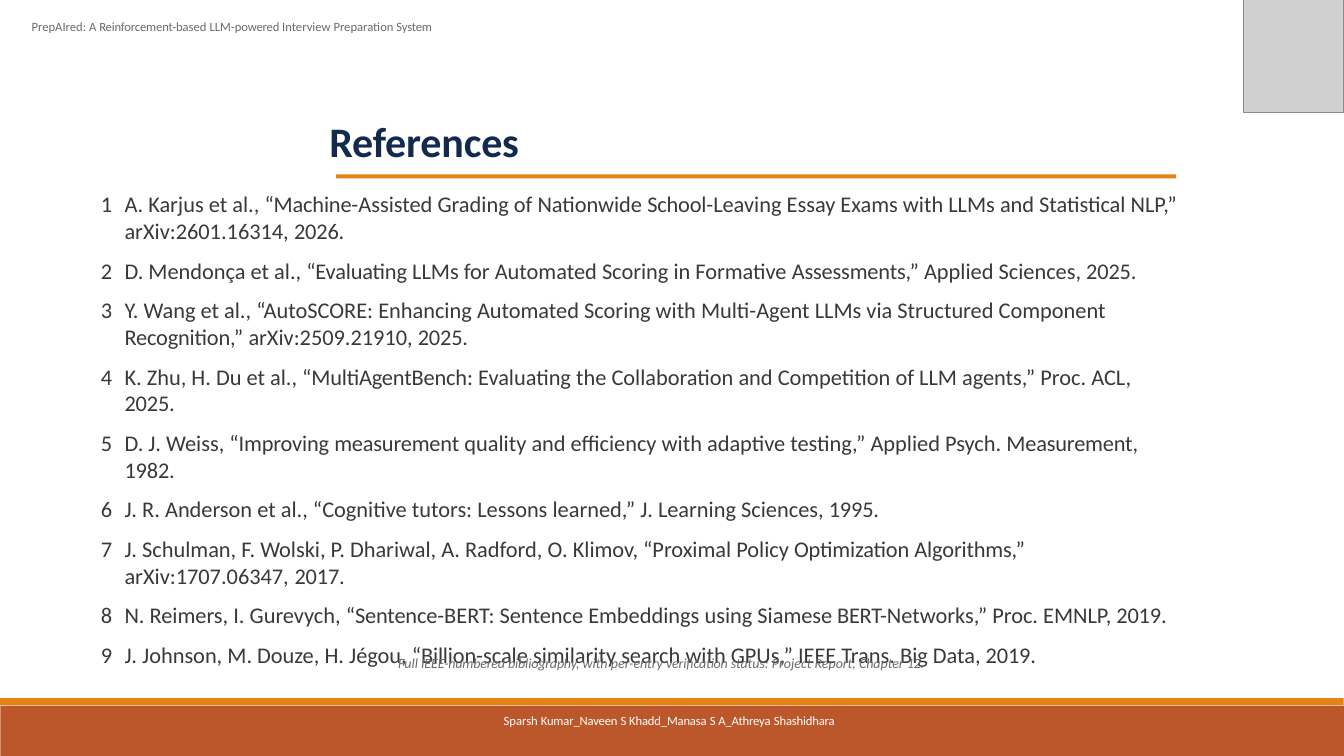
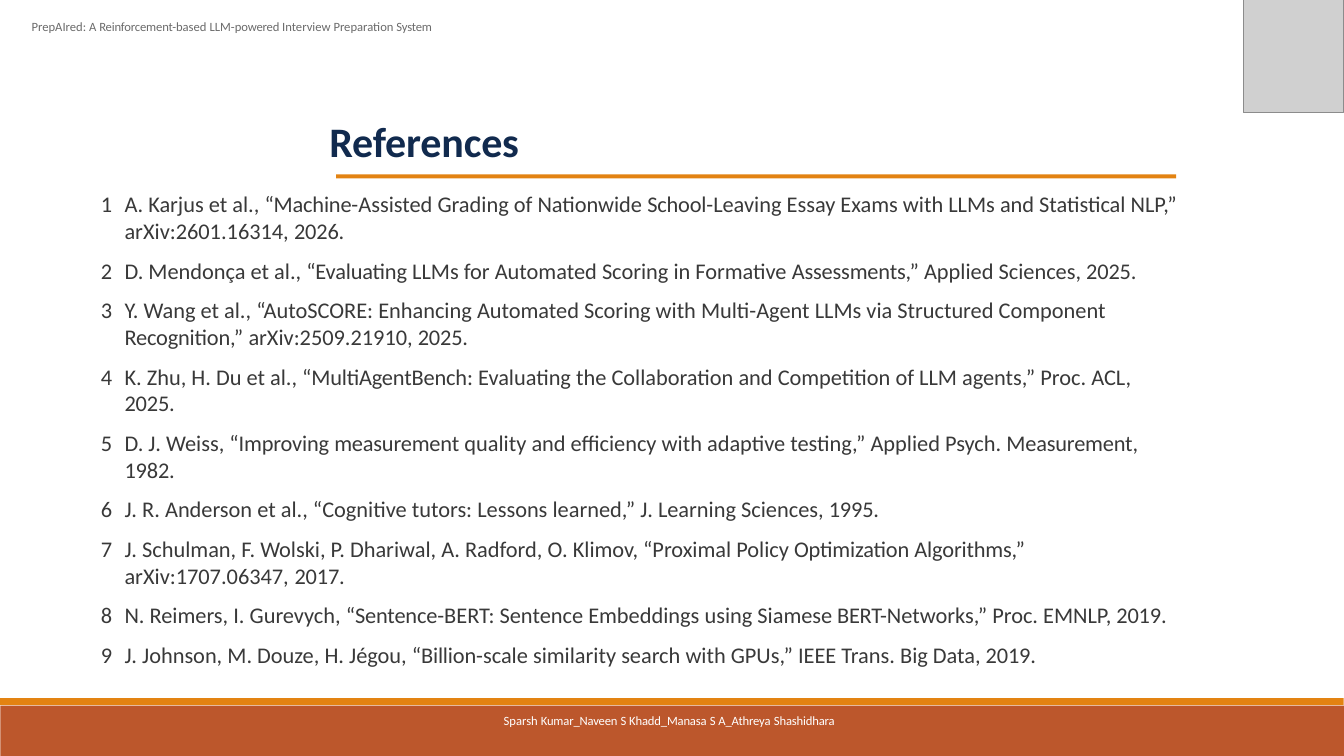
Before and after one commit to sparshkumar1/capstoneProject, a slide deck: slide 14 of final_deliverables/04_Final_Presentation/PrepAIred_Final_Presentation.pptx (slide 12 before the commit). Drawn at 1344x756 pixels with LibreOffice and Linux fonts; fonts in the diff are those of the drawing; grey boxes stand for pictures. Boxes give left, top, right and bottom in pixels: in the first picture for what was removed or moved away, otherwise in the second. Text is boxed around its words. In the diff, an @@ line names an element or a change of style, - is before the commit and + after.

```diff
--- a/final_deliverables/04_Final_Presentation/PrepAIred_Final_Presentation.pptx
+++ b/final_deliverables/04_Final_Presentation/PrepAIred_Final_Presentation.pptx
@@ text removed at box(398, 656, 924, 671) @@
-Full IEEE-numbered bibliography, with per-entry verification status: Project Report, Chapter 12.
```
Also in this commit, not shown: 8 other slides changed, 3 slides added, 2 slides removed, 19 other files.
